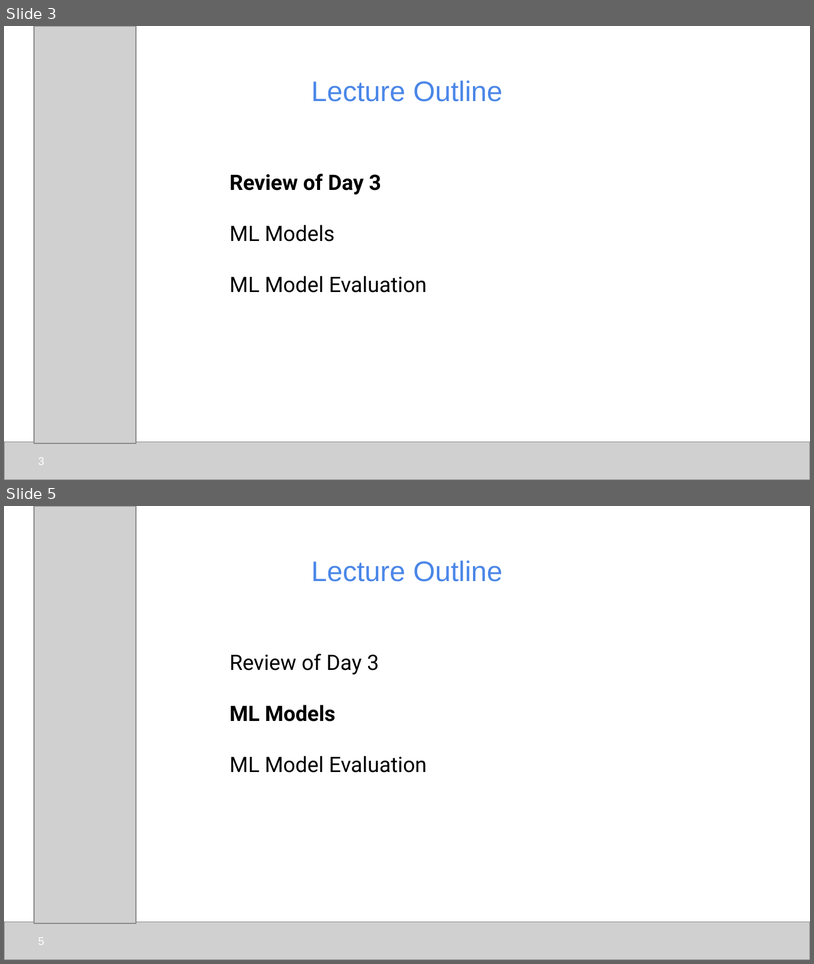
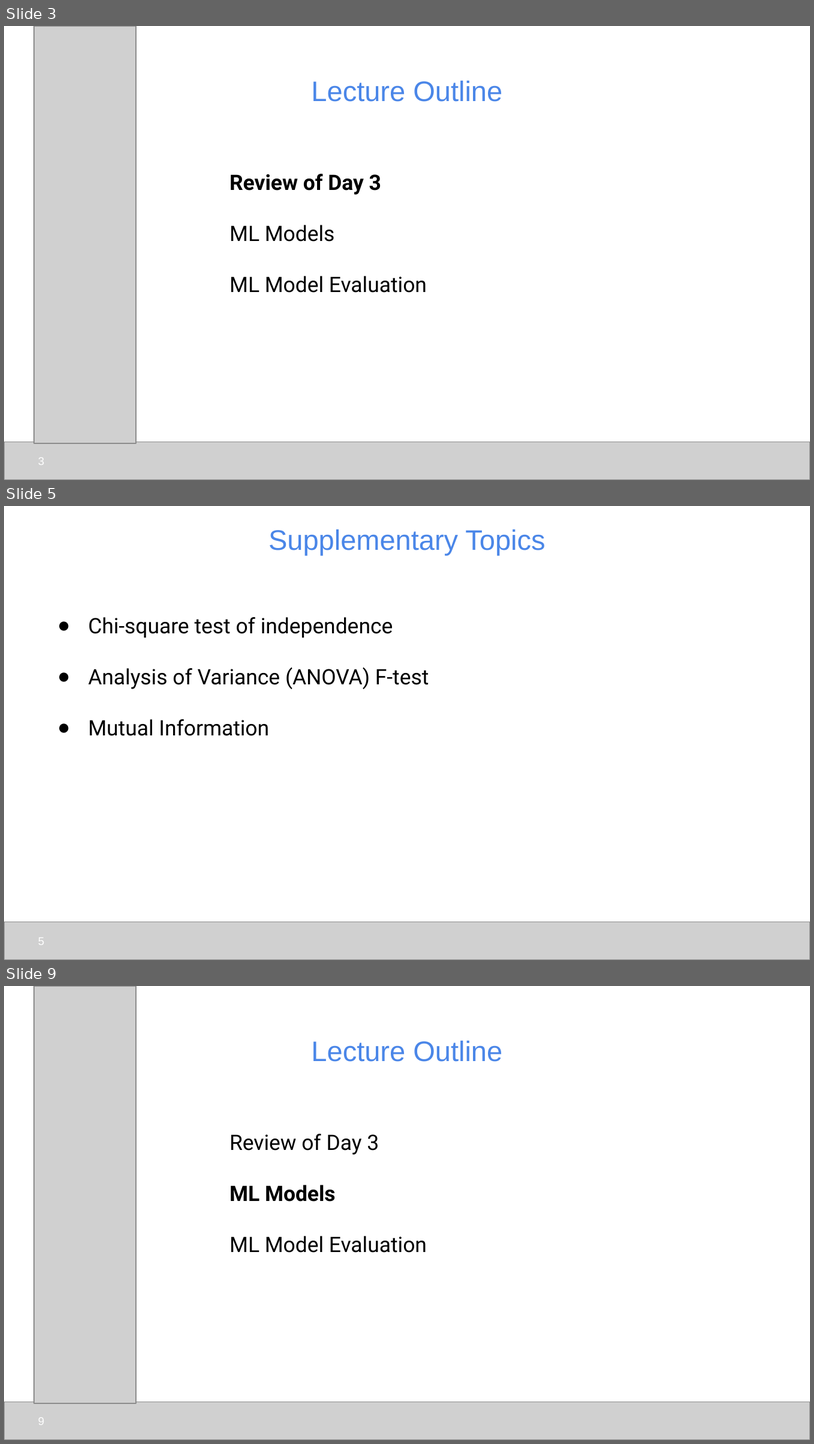
Before and after one commit to udel-cbcb/al_ml_workshop, a slide deck: Day_4/Lectures/Day_4_Lecture_1_ML_Models_and_Model_Evaluation.pptx. Shown one above the other, each under a label of ours: slides 3 and 5 before the commit, slides 3, 5 and 9 after it; the slides between them are not shown. The pictures are 814x964 and 814x1444 pixels, drawn with LibreOffice and Linux fonts; fonts in the diff are those of the drawing; grey boxes stand for pictures. Boxes give left, top, right and bottom in pixels: in the first picture for what was removed or moved away, otherwise in the second. Text is boxed around its words. In the diff, an @@ line names an element or a change of style, - is before the commit and + after.

Commit message:
add supplementary topics for Day 4 lecture

```diff
--- a/Day_4/Lectures/Day_4_Lecture_1_ML_Models_and_Model_Evaluation.pptx
+++ b/Day_4/Lectures/Day_4_Lecture_1_ML_Models_and_Model_Evaluation.pptx
@@ slide 5 added at (4, 506, 810, 960), background #FFFFFF @@
@@ title added at (269, 529, 545, 555), 25.2 pt, text #4A86E8 @@
+Supplementary Topics
@@ text added at (88, 617, 429, 736), 19 pt, text #000000 @@
+● Chi-square test of independence
+● Analysis of Variance (ANOVA) F-test
+● Mutual Information
@@ picture added at (4, 921, 810, 959) @@
@@ page number added at (38, 937, 44, 945), 10 pt, text #FFFFFF @@
+5
@@ what was slide 5 is now slide 9 @@
@@ page number at (38, 1417, 44, 1425): text changed @@
-5
+9
```
Also in this commit, not shown: 1 slide changed, 3 other slides added, 1 other file.
